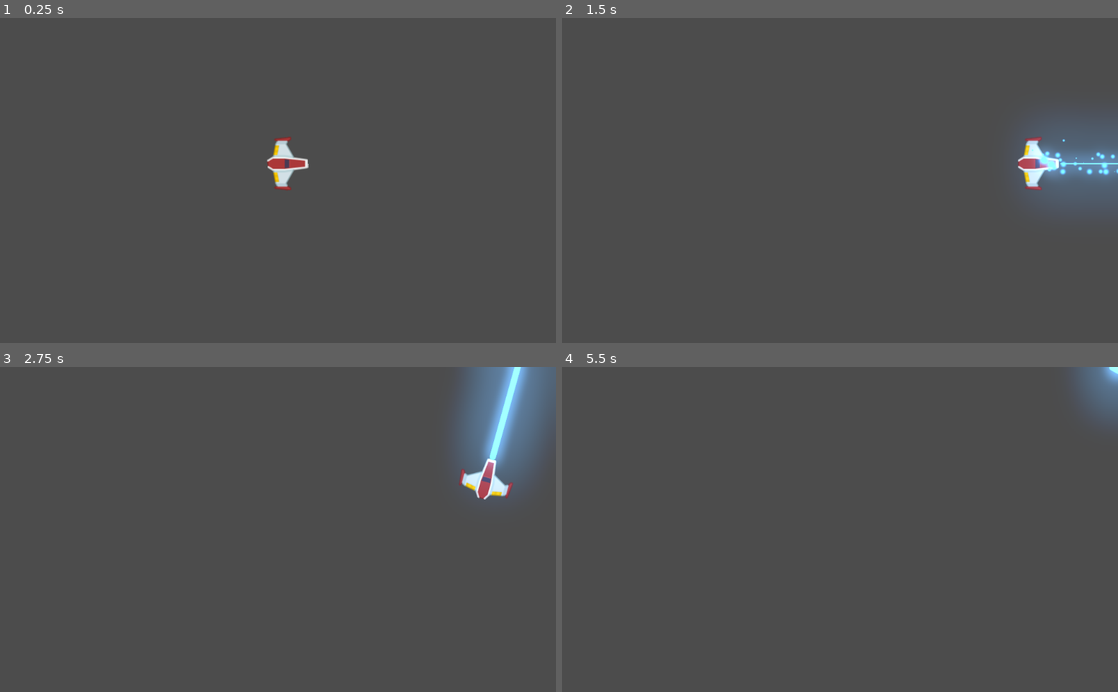
Above: before the commit, frames 1-4 (two rows, left to right).
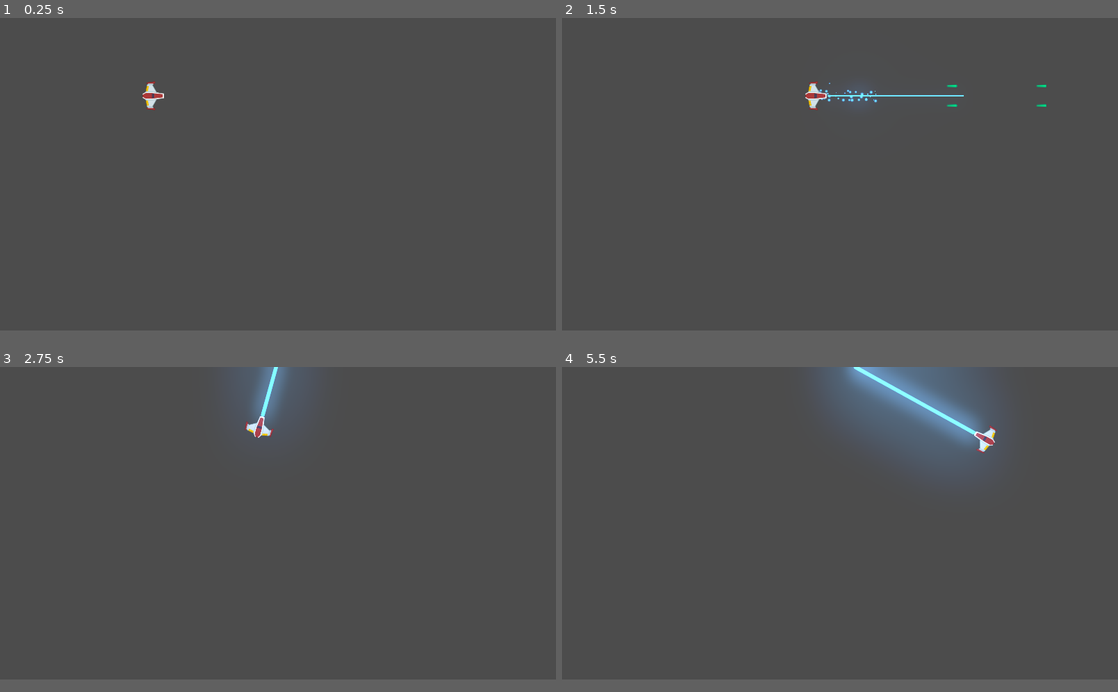
Above: after the commit, the same moments.

Repository: soyMoka/Meteoritos
Game: Godot game, scene res://Juego/Niveles/NivelTest.tscn
The game is run twice, just before and just after one commit, with the same random seed, the same clock (stepped at 60 frames per second) and the same inputs.
Inputs (mouse positions are in pixels of both pictures, inside the frame that each line leads up to):
- Up to frame 1 (0.25 s): no input
- Up to frame 2 (1.5 s): tap Enter at 0.5 s; move the mouse to (962, 164) at 0.52 s; hold Up (mover_adelante) 0.53-1.28 s; hold C (disparo_principal) 0.53-1.28 s; move the mouse to (728, 196) at 1.27 s; hold Down (mover_atras) from 1.28 s (still down); right-click (728, 196) at 1.35 s
- Up to frame 3 (2.75 s): move the mouse to (333, 458) at 2.02 s; release Down (mover_atras) at 2.03 s; hold Up (mover_adelante) from 2.03 s (still down); hold Left (rotar_antihorario) from 2.03 s (still down)
- Up to frame 4 (5.5 s): move the mouse to (812, 594) at 2.77 s; release Left (rotar_antihorario) at 2.78 s; tap Right (rotar_horario) at 2.85 s; tap Space at 3.5, 5 s; move the mouse to (1006, 578) at 3.52 s; release Up (mover_adelante) at 3.53 s; hold C (disparo_principal) 3.53-4.28 s; hold Down (mover_atras) from 3.53 s (still down); tap Enter at 4.25 s; move the mouse to (673, 480) at 4.27 s; right-click (673, 480) at 4.35 s; move the mouse to (867, 529) at 5.02 s; hold Left (rotar_antihorario) from 5.03 s (still down)
The window is 800x468 before the commit and 800x450 after it. Grey fills any space a smaller window leaves; there, only what the larger window draws over its background counts as a difference.

The runs differ from the first frame. In frame 1, 0.8% of the frame differs, in the area x 25-56%, y 19-53%; in frame 2, 4.4%; in frame 3, 7.7%; in frame 4, 8.2%, in the area x 46-100%, y 0-32%.

Commit message:
colisiones player, disparos $n disparos enemigos

Diff:
--- a/Juego/Naves/Player.tscn
+++ b/Juego/Naves/Player.tscn
@@ -1,16 +1,18 @@
-[gd_scene load_steps=7 format=2]
+[gd_scene load_steps=8 format=2]
 
 [ext_resource path="res://Juego/Naves/playerShip1_0.png" type="Texture" id=1]
 [ext_resource path="res://Juego/Naves/Player.gd" type="Script" id=2]
 [ext_resource path="res://Juego/Naves/fisic_material_player.tres" type="PhysicsMaterial" id=3]
 [ext_resource path="res://Juego/Proyectiles/Canion.tscn" type="PackedScene" id=4]
 [ext_resource path="res://Juego/Proyectiles/Laser/LaserBeam2D.tscn" type="PackedScene" id=5]
+[ext_resource path="res://Juego/Proyectiles/Proyectil_player.tscn" type="PackedScene" id=6]
 
 [sub_resource type="CircleShape2D" id=1]
 radius = 38.0132
 
 [node name="Player" type="RigidBody2D"]
 rotation = -7.65147e-05
+collision_mask = 22
 physics_material_override = ExtResource( 3 )
 gravity_scale = 0.0
 linear_damp = 1.0
@@ -20,6 +22,8 @@
 
 [node name="Sprite" type="Sprite" parent="."]
 rotation = 1.57079
+z_index = 50
+z_as_relative = false
 texture = ExtResource( 1 )
 
 [node name="CollisionShape2D" type="CollisionShape2D" parent="."]
@@ -27,6 +31,7 @@
 shape = SubResource( 1 )
 
 [node name="Canion" parent="." instance=ExtResource( 4 )]
+proyectil = ExtResource( 6 )
 
 [node name="PuntoIzq" parent="Canion" index="0"]
 position = Vector2( 0, -34 )
--- a/Juego/Niveles/Nivel.gd
+++ b/Juego/Niveles/Nivel.gd
@@ -20,5 +20,5 @@
 	add_child(contenedor_proyectiles)
 	print('creado el coso')
 
-func _on_disparo(proyectil:Proyectil) -> void:
+func _on_disparo(proyectil:ProyectilPlayer) -> void:
 	add_child(proyectil)
--- a/Juego/Proyectiles/Canion.gd
+++ b/Juego/Proyectiles/Canion.gd
@@ -44,7 +44,7 @@
 	timer_enfriamiento.start()
 	for punto_disparo in puntos_disparo:
 		disparo_sfx.play()
-		var new_proyectil:Proyectil = proyectil.instance()
+		var new_proyectil:ProyectilPlayer = proyectil.instance()
 		new_proyectil.crear(
 			punto_disparo.global_position,
 			get_owner().rotation,
--- a/Juego/Proyectiles/Canion.tscn
+++ b/Juego/Proyectiles/Canion.tscn
@@ -1,14 +1,12 @@
-[gd_scene load_steps=4 format=2]
+[gd_scene load_steps=3 format=2]
 
 [ext_resource path="res://Juego/Proyectiles/Canion.gd" type="Script" id=1]
-[ext_resource path="res://Juego/Proyectiles/Proyectil.tscn" type="PackedScene" id=2]
 
 [sub_resource type="AudioStreamOGGVorbis" id=1]
 data = PoolByteArray( 79, 103, 103, 83, 0, 2, 0, 0, 0, 0, 0, 0, 0, 0, 88, 74, 0, 0, 0, 0, 0, 0, 9, 33, 207, 77, 1, 30,  …(36696 unchanged characters)…
 
 [node name="Canion" type="Node2D"]
 script = ExtResource( 1 )
-proyectil = ExtResource( 2 )
 cadencia_disparo = 0.25
 velocidad_pryectil = 1600
 
--- a/Juego/Proyectiles/Proyectil.gd
+++ b/Juego/Proyectiles/Proyectil.gd
@@ -1,4 +1,4 @@
-class_name Proyectil
+class_name ProyectilPlayer
 extends Area2D
 
 ## Atributo
--- a/Juego/Proyectiles/Proyectil.tscn
+++ b/Juego/Proyectiles/Proyectil.tscn
@@ -1,11 +1,7 @@
-[gd_scene load_steps=4 format=2]
+[gd_scene load_steps=3 format=2]
 
 [ext_resource path="res://Juego/Proyectiles/proyectil_player.png" type="Texture" id=1]
 [ext_resource path="res://Juego/Proyectiles/Proyectil.gd" type="Script" id=2]
-
-[sub_resource type="CapsuleShape2D" id=1]
-radius = 4.00004
-height = 23.9999
 
 [node name="Proyectil" type="Area2D"]
 script = ExtResource( 2 )
@@ -15,11 +11,6 @@
 rotation = 1.5708
 texture = ExtResource( 1 )
 
-[node name="CollisionShape2D" type="CollisionShape2D" parent="."]
-position = Vector2( 2, 0 )
-rotation = 1.56908
-shape = SubResource( 1 )
-
 [node name="VisibilityNotifier2D" type="VisibilityNotifier2D" parent="."]
 rect = Rect2( -5, -5, 10, 10 )
 
--- /dev/null
+++ b/Juego/Proyectiles/Proyectil_enemy.tscn
@@ -0,0 +1,17 @@
+[gd_scene load_steps=3 format=2]
+
+[ext_resource path="res://Juego/Proyectiles/Proyectil.tscn" type="PackedScene" id=1]
+
+[sub_resource type="CapsuleShape2D" id=1]
+radius = 2.00002
+height = 26.0
+
+[node name="Proyectil_enemy" instance=ExtResource( 1 )]
+z_index = 39
+z_as_relative = false
+collision_layer = 16
+collision_mask = 5
+
+[node name="CollisionShape2D" type="CollisionShape2D" parent="." index="2"]
+rotation = 1.57079
+shape = SubResource( 1 )
--- /dev/null
+++ b/Juego/Proyectiles/Proyectil_player.tscn
@@ -0,0 +1,20 @@
+[gd_scene load_steps=3 format=2]
+
+[ext_resource path="res://Juego/Proyectiles/Proyectil.tscn" type="PackedScene" id=1]
+
+[sub_resource type="CapsuleShape2D" id=1]
+radius = 4.00002
+height = 28.0
+
+[node name="Proyectil_player" instance=ExtResource( 1 )]
+z_index = 40
+z_as_relative = false
+collision_layer = 8
+collision_mask = 6
+
+[node name="Sprite" parent="." index="0"]
+modulate = Color( 0, 1, 0.521569, 1 )
+
+[node name="CollisionShape2D" type="CollisionShape2D" parent="." index="2"]
+rotation = 1.57079
+shape = SubResource( 1 )
--- a/project.godot
+++ b/project.godot
@@ -25,7 +25,7 @@
 "path": "res://Juego/Naves/Player.gd"
 }, {
 "base": "Area2D",
-"class": "Proyectil",
+"class": "ProyectilPlayer",
 "language": "GDScript",
 "path": "res://Juego/Proyectiles/Proyectil.gd"
 }, {
@@ -38,7 +38,7 @@
 "Canion": "",
 "Nivel": "",
 "Player": "",
-"Proyectil": "",
+"ProyectilPlayer": "",
 "RayoLaser": ""
 }
 
@@ -46,11 +46,25 @@
 
 config/name="Meteoritos"
 run/main_scene="res://Juego/Niveles/NivelTest.tscn"
-config/icon="res://icon.png"
+config/icon="res://icono_Meteoritos.png"
 
 [autoload]
 
 Eventos="*res://Juego/Autoloads/Eventos.gd"
+
+[display]
+
+window/size/width=1920
+window/size/height=1080
+window/size/resizable=false
+window/size/test_width=1280
+window/size/test_height=720
+window/stretch/mode="2d"
+window/stretch/aspect="keep"
+
+[global]
+
+capas=false
 
 [gui]
 
@@ -94,6 +108,14 @@
  ]
 }
 
+[layer_names]
+
+2d_physics/layer_1="player"
+2d_physics/layer_2="enemigo"
+2d_physics/layer_3="meteorito"
+2d_physics/layer_4="proyectil_player"
+2d_physics/layer_5="proyectil_enemigo"
+
 [physics]
 
 common/enable_pause_aware_picking=true
Binary file added: icono_Meteoritos.png
Not shown, added: icono_Meteoritos.png.import
Not shown, changed: .gitignore
